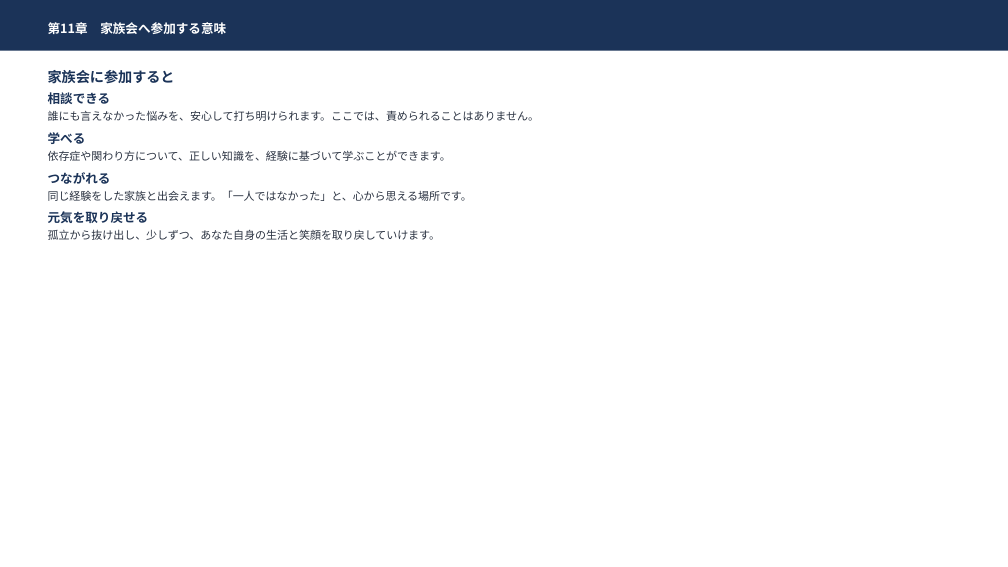
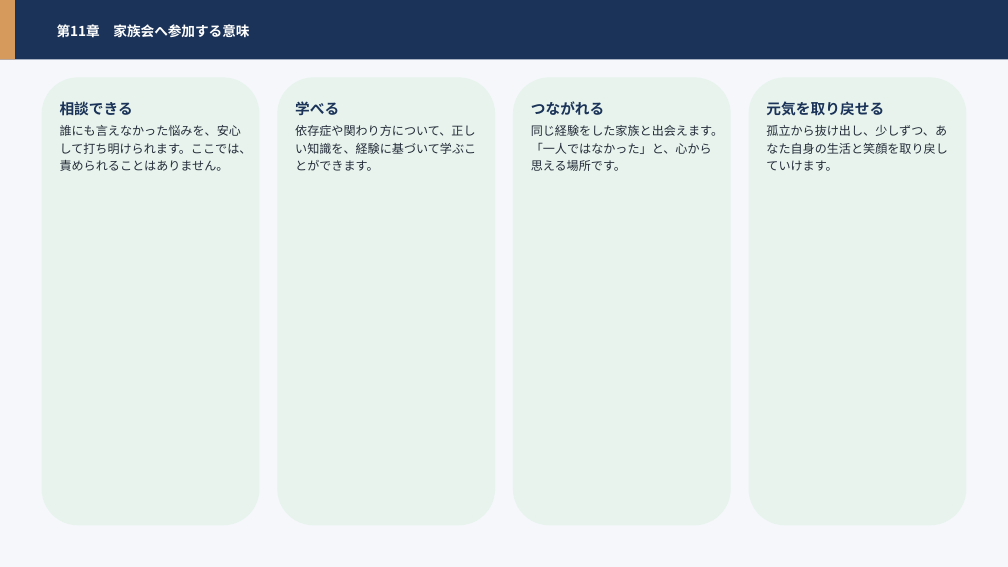
Before and after one commit to hiderock84-sys/darca, a slide deck: slide 70 of public/manual.pptx (slide 53 before the commit). Drawn at 1008x567 pixels with LibreOffice and Linux fonts; fonts in the diff are those of the drawing. Boxes give left, top, right and bottom in pixels: in the first picture for what was removed or moved away, otherwise in the second. Text is boxed around its words. In the diff, an @@ line names an element or a change of style, - is before the commit and + after.

```diff
--- a/public/manual.pptx
+++ b/public/manual.pptx
@@ rectangle: place and size @@
-rectangle at [0,0,1008,51]
+rectangle at [0,0,1008,60]
@@ rectangle added at [0,0,1008,567], fill #F5F7FB @@
@@ rectangle added at [0,0,15,60], fill #D69A5C @@
@@ text "第11章 家族会へ参加する意味": place and size @@
-text "第11章 家族会へ参加する意味" at [48,22,226,34]
+text "第11章 家族会へ参加する意味" at [57,24,249,38]
@@ text "第11章 家族会へ参加する意味" at [57,24,249,38]: size 12 to 13 pt; line spacing 1.18 to 1.2 @@
@@ rounded rectangle added at [42,77,259,526], fill #E7F3EC @@
@@ text removed at [48,70,539,240] @@
-家族会に参加すると
-相談できる
-誰にも言えなかった悩みを、安心して打ち明けられます。ここでは、責められることはありません。
-学べる
-依存症や関わり方について、正しい知識を、経験に基づいて学ぶことができます。
-つながれる
-同じ経験をした家族と出会えます。「一人ではなかった」と、心から思える場所です。
-元気を取り戻せる
-孤立から抜け出し、少しずつ、あなた自身の生活と笑顔を取り戻していけます。
@@ rounded rectangle added at [278,77,495,526], fill #E7F3EC @@
@@ rounded rectangle added at [513,77,730,526], fill #E7F3EC @@
@@ rounded rectangle added at [749,77,966,526], fill #E7F3EC @@
@@ text added at [60,101,252,171], 11.5 pt, text #242C3A @@
+相談できる
+誰にも言えなかった悩みを、安心して打ち明けられます。ここでは、責められることはありません。
@@ text added at [295,101,476,171], 11.5 pt, text #242C3A @@
+学べる
+依存症や関わり方について、正しい知識を、経験に基づいて学ぶことができます。
@@ text added at [531,101,723,171], 11.5 pt, text #242C3A @@
+つながれる
+同じ経験をした家族と出会えます。「一人ではなかった」と、心から思える場所です。
@@ text added at [766,101,947,171], 11.5 pt, text #242C3A @@
+元気を取り戻せる
+孤立から抜け出し、少しずつ、あなた自身の生活と笑顔を取り戻していけます。
```
Also in this commit, not shown: 59 other slides changed, 21 slides added, 3 slides removed, 1 other file.
